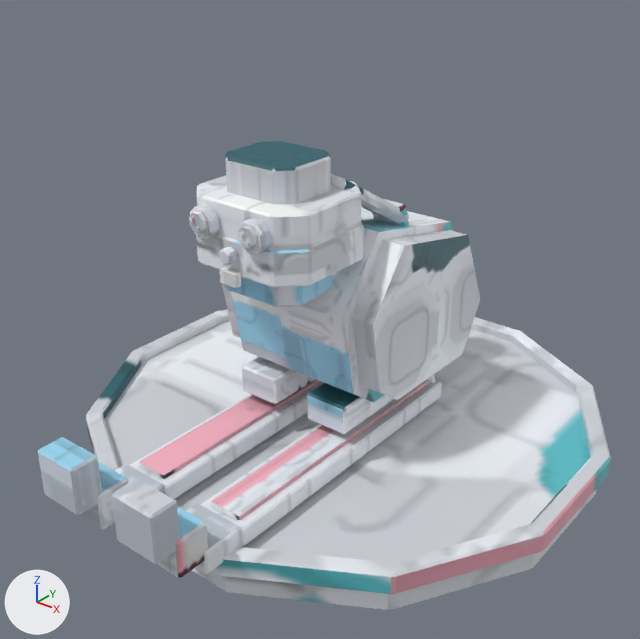
A saved change to the FBX model assets/models/art/boss5/SkiEarHare.fbx.
One viewpoint serves both versions: a camera (50 mm lens) standing at (2.95, -3.96, 3.23) and looking at (0.05, -0.33, 0.99). Arrows for +X, +Y and +Z are at lower left; the lights stay in place. The older version comes first.

The first picture shows 'Art_SkiEarHare_Body', 'Art_SkiEarHare_EarL', 'Art_SkiEarHare_EarR', 'Art_SkiEarHare_Head', 'Art_SkiEarHare_Stand'.
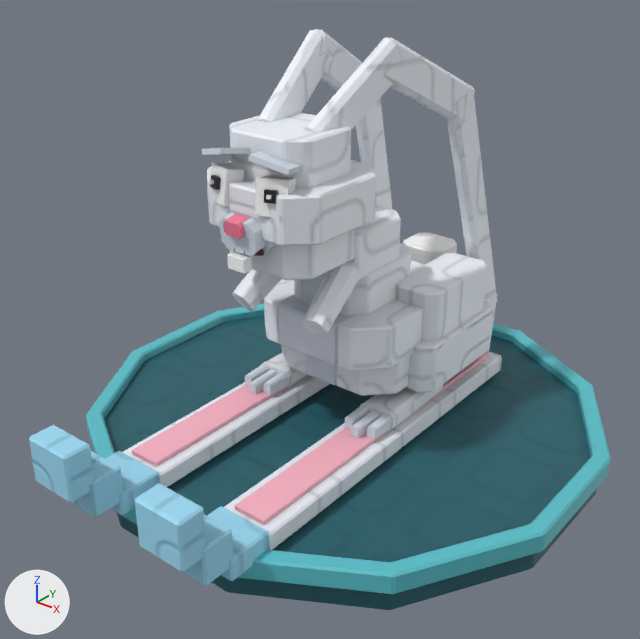
Edits to the bpy script that builds the scene:
```text
Change me_art_skiearhare_earr:
    remove me_art_skiearhare_earr.from_pydata(...)  # 136 vertices, 118 faces; spans x -0.26..0.11, y -1.58..0.85, z -1.61..0.03
    add me_art_skiearhare_earr.from_pydata(...)  # 64 vertices, 40 faces; spans x -0.29..0.05, y -0.06..1.63, z -1.81..0.46
    me_art_skiearhare_earr part 1: 6 loose pieces with 120 vertices, spanning x -0.26..0.06, y -1.58..0.85, z -1.61..-0.19, are deleted
    me_art_skiearhare_earr part 2: 16 vertices removed from x -0.22..0.11, y -0.04..0.48, z -0.31..0.03; 64 vertices added at x -0.29..0.05, y -0.06..1.63, z -1.81..0.46
Change me_art_skiearhare_earl:
    remove me_art_skiearhare_earl.from_pydata(...)  # 136 vertices, 118 faces; spans x -0.11..0.26, y -1.58..0.85, z -1.61..0.03
    add me_art_skiearhare_earl.from_pydata(...)  # 64 vertices, 40 faces; spans x -0.05..0.29, y -0.06..1.63, z -1.81..0.46
    me_art_skiearhare_earl part 9: 6 loose pieces with 120 vertices, spanning x -0.06..0.26, y -1.58..0.85, z -1.61..-0.19, are deleted
    me_art_skiearhare_earl part 10: 16 vertices removed from x -0.11..0.22, y -0.04..0.48, z -0.31..0.03; 64 vertices added at x -0.05..0.29, y -0.06..1.63, z -1.81..0.46
Change me_art_skiearhare_body:
    remove me_art_skiearhare_body.from_pydata(...)  # 162 vertices, 140 faces; spans x -0.56..0.56, y -0.8..0.74, z -0.48..0.68
    add me_art_skiearhare_body.from_pydata(...)  # 1016 vertices, 808 faces; spans x -0.59..0.59, y -2.14..0.88, z -0.68..0.61
    me_art_skiearhare_body part 12: the loose piece of 40 vertices spanning x -0.16..0.16, y 0.44..0.72, z 0.03..0.22 is moved by (0.0, 0.14, -0.05)
    me_art_skiearhare_body part 13: 122 vertices removed from x -0.56..0.56, y -0.8..0.74, z -0.48..0.68; 976 vertices added at x -0.59..0.59, y -2.14..0.88, z -0.68..0.61
Change me_art_skiearhare_stand:
    where me_art_skiearhare_stand.from_pydata(...)  # 216 vertices, 194 faces; spans x -1.59..1.59, y -1.59..1.59, z 0.0..0.28
    me_art_skiearhare_stand part 11: texture (UV) coordinates of 194 of 194 faces, centred in x -1.59..1.59, y -1.59..1.59, z 0.0..0.28, changed; they spanned u 0.0..0.75, v 0.0..0.75 and now span u 0.0..0.63, v 0.0..0.62
Change me_art_skiearhare_head:
    remove me_art_skiearhare_head.from_pydata(...)  # 388 vertices, 342 faces; spans x -0.395..0.395, y -0.67..0.136, z -0.154..0.568
    add me_art_skiearhare_head.from_pydata(...)  # 296 vertices, 228 faces; spans x -0.388..0.388, y -0.629..0.198, z -0.094..0.628
    me_art_skiearhare_head part 3: the loose piece of 48 vertices spanning x -0.395..0.395, y -0.576..0.136, z 0.012..0.208 is rebuilt with 40 vertices and now spans x -0.298..0.298, y -0.453..0.113, z -0.094..0.136
    me_art_skiearhare_head part 4: the loose piece of 40 vertices spanning x -0.242..0.242, y -0.435..-0.005, z 0.384..0.568 is rebuilt with 40 vertices and now spans x -0.274..0.274, y -0.429..0.089, z 0.384..0.628
    me_art_skiearhare_head part 5: the loose piece of 40 vertices spanning x -0.383..0.383, y -0.564..0.124, z 0.204..0.388 is rebuilt with 48 vertices and now spans x -0.388..0.388, y -0.538..0.198, z 0.132..0.388
    me_art_skiearhare_head part 6: the loose piece of 24 vertices spanning x -0.06..0.06, y -0.62..-0.58, z -0.03..0.05 is rebuilt with 24 vertices and now spans x -0.06..0.06, y -0.61..-0.55, z -0.04..0.04
    me_art_skiearhare_head part 7: 10 loose pieces with 236 vertices, spanning x -0.278..0.278, y -0.67..0.031, z -0.154..0.353, are deleted
    me_art_skiearhare_head part 8: 144 vertices added at x -0.293..0.293, y -0.629..-0.311, z 0.046..0.578
Change ob_art_skiearhare_earr:
    ob_art_skiearhare_earr.location: (-0.18, -0.4, 1.85) -> (-0.16, -0.5, 2.08)
Change ob_art_skiearhare_earl:
    ob_art_skiearhare_earl.location: (0.18, -0.4, 1.85) -> (0.16, -0.5, 2.08)
Change ob_art_skiearhare_head:
    ob_art_skiearhare_head.location: (0.0, -0.4, 1.45) -> (0.0, -0.35, 1.52)
```

Pixel boxes (x1, y1, x2, y2) of what changed, in the pictures (640 x 639 px; the box of a moved part takes in the faces that stretch with it):
'Art_SkiEarHare_Body', reshaped (81% wider, 68% taller): before (219, 207, 480, 434); after (29, 205, 502, 586)
'Art_SkiEarHare_EarL', reshaped, moved (42% narrower, 22% shorter): before (112, 174, 442, 578); after (305, 37, 497, 351)
'Art_SkiEarHare_Head', reshaped, moved: before (189, 141, 364, 307); after (202, 113, 376, 280)
'Art_SkiEarHare_EarR', reshaped, moved: before (38, 380, 324, 530); after (257, 29, 393, 210)
part 1 of me_art_skiearhare_earr, deleted: before (38, 380, 324, 530)
part 2 of me_art_skiearhare_earr, built on: after (257, 29, 393, 210)
part 3 of me_art_skiearhare_head, rebuilt: before (196, 222, 364, 288); after (230, 229, 355, 280)
part 4 of me_art_skiearhare_head, rebuilt (15% wider, 19% taller): before (225, 141, 331, 204); after (229, 113, 351, 188)
part 5 of me_art_skiearhare_head, rebuilt (14% taller): before (196, 175, 362, 250); after (207, 160, 376, 246)
part 6 of me_art_skiearhare_head, rebuilt (18% wider, 9% taller): before (220, 267, 241, 288); after (227, 251, 252, 274)
part 7 of me_art_skiearhare_head, deleted: before (189, 204, 338, 307)
part 8 of me_art_skiearhare_head, added: after (202, 148, 302, 257)
part 9 of me_art_skiearhare_earl, deleted: before (112, 199, 442, 578)
part 10 of me_art_skiearhare_earl, built on: before (331, 174, 409, 223); after (305, 37, 497, 351)
part 11 of me_art_skiearhare_stand, surface changed (white to cyan): (86, 310, 611, 610) in both
part 12 of me_art_skiearhare_body, moved or reshaped (not visible before): after (403, 233, 457, 264)
part 13 of me_art_skiearhare_body, reshaped: before (219, 207, 480, 434); after (29, 205, 502, 586)
